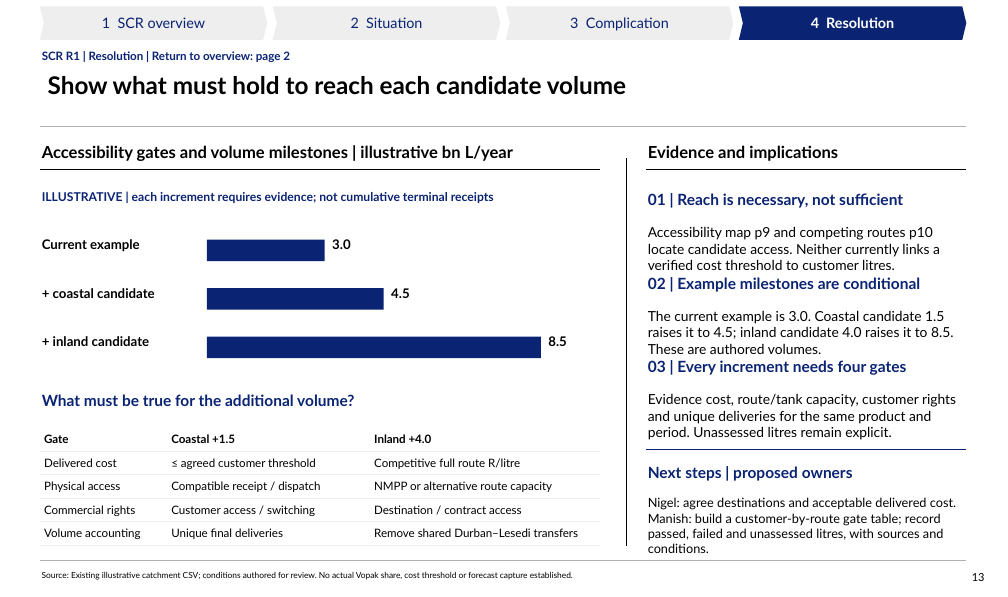
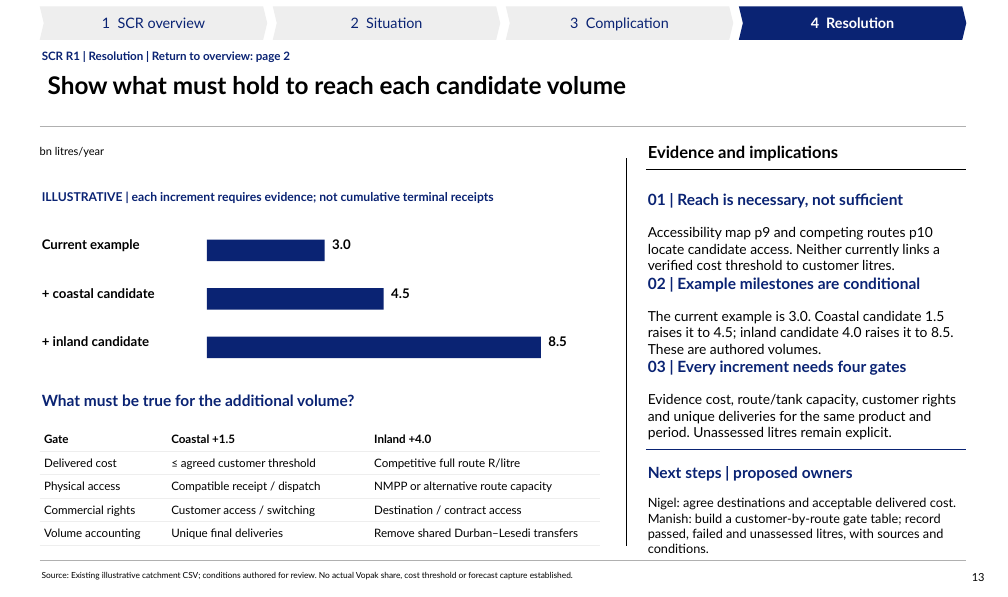
Before and after one commit to Africa-International-Advisors/liquid_fuels_model, a slide deck: slide 13 of pptx/output/delivered/Vopak_Week1_Analytical_Pack_2026_10_06.pptx. Drawn at 1008x597 pixels with LibreOffice and Linux fonts; fonts in the diff are those of the drawing; background and template pictures are left out. Boxes give left, top, right and bottom in pixels: in the first picture for what was removed or moved away, otherwise in the second. Text is boxed around its words. In the diff, an @@ line names an element or a change of style, - is before the commit and + after.

```diff
--- a/pptx/output/delivered/Vopak_Week1_Analytical_Pack_2026_10_06.pptx
+++ b/pptx/output/delivered/Vopak_Week1_Analytical_Pack_2026_10_06.pptx
@@ text added at (x1=40, y1=147, x2=104, y2=157), 10 pt, text #000000 @@
+bn litres/year
@@ text removed at (x1=42, y1=145, x2=513, y2=161) @@
-Accessibility gates and volume milestones | illustrative bn L/year
@@ line removed from (40, 169) to (601, 169) @@
```
Also in this commit, not shown: 13 other slides changed, 7 other files.
